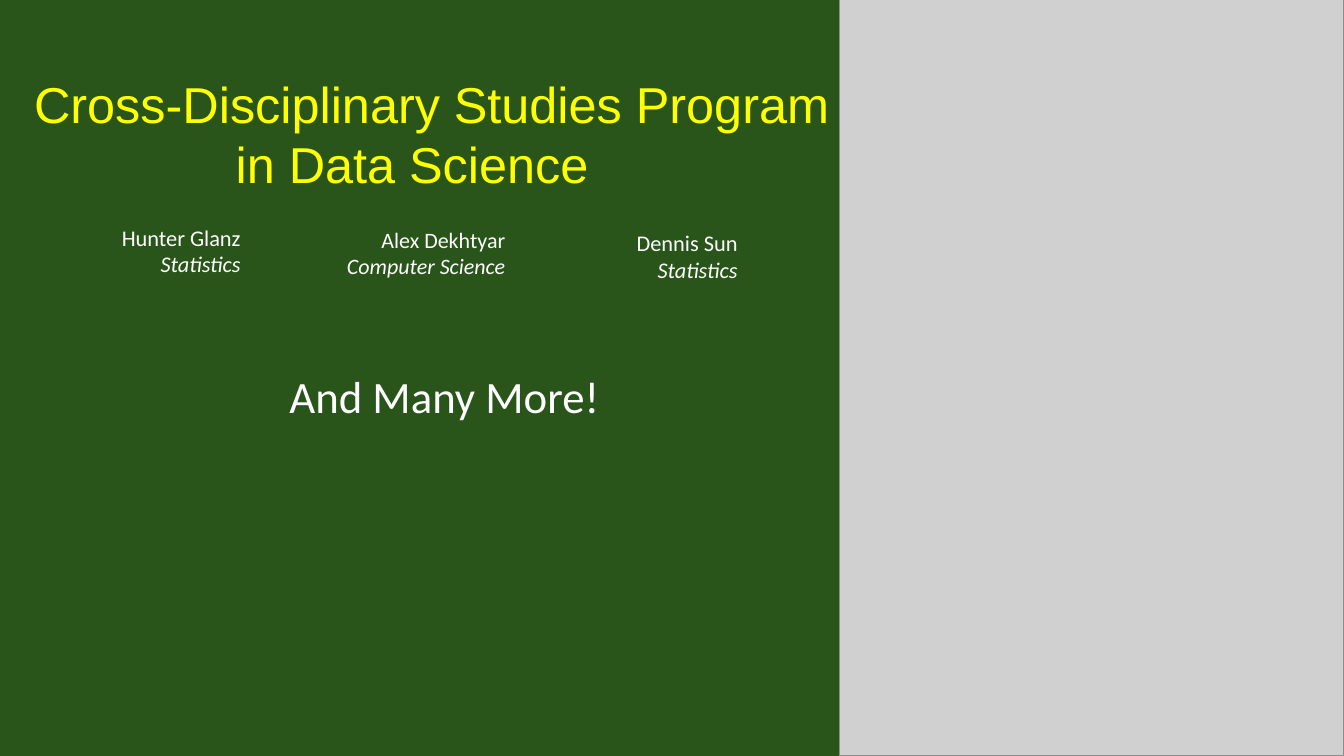
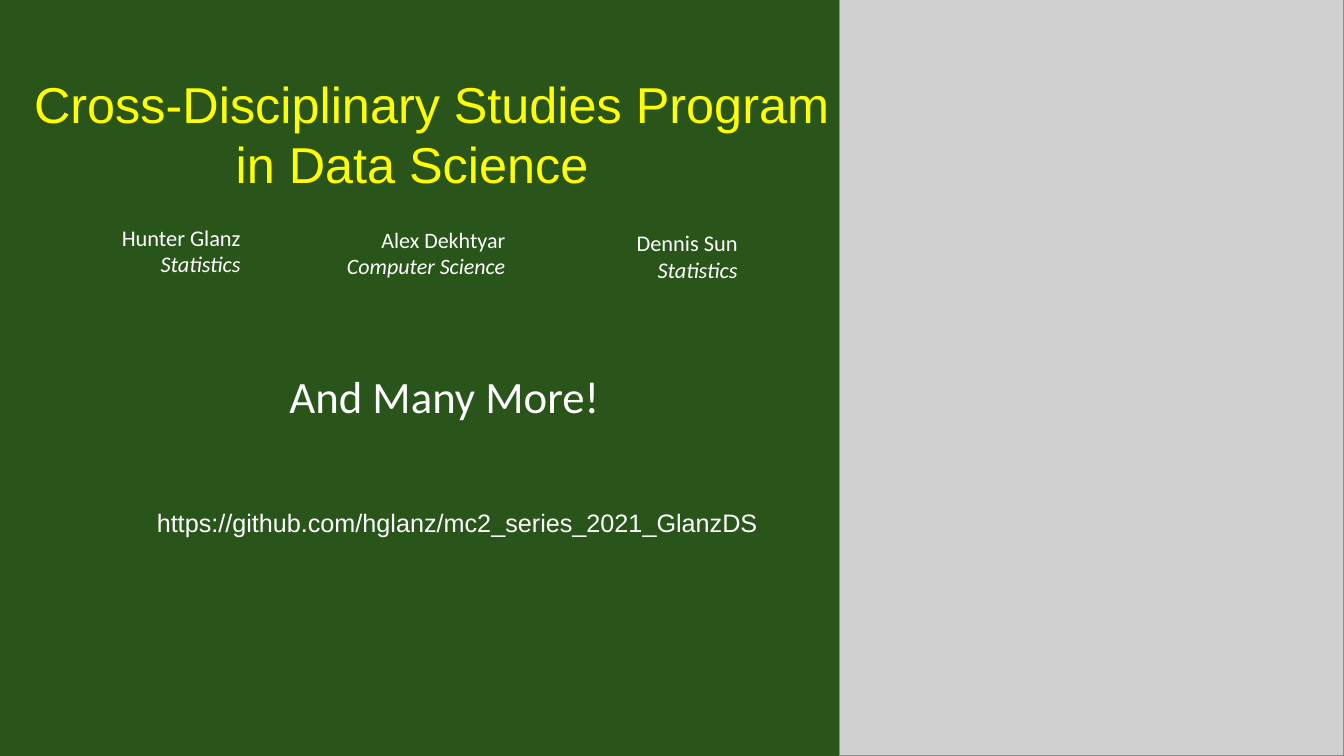
Before and after one commit to hglanz/mc2_series_2021_GlanzDS, a slide deck: slide 1 of MC2_Glanz_DataScienceCDSM_Slides.pptx. Drawn at 1344x756 pixels with LibreOffice and Linux fonts; fonts in the diff are those of the drawing; grey boxes stand for pictures; background and template pictures are left out. Boxes give left, top, right and bottom in pixels: in the first picture for what was removed or moved away, otherwise in the second. Text is boxed around its words. In the diff, an @@ line names an element or a change of style, - is before the commit and + after.

Commit message:
Add github link to slides

```diff
--- a/MC2_Glanz_DataScienceCDSM_Slides.pptx
+++ b/MC2_Glanz_DataScienceCDSM_Slides.pptx
@@ text added at (157,513,758,537), 18 pt, text #FFFFFF @@
+https://github.com/hglanz/mc2_series_2021_GlanzDS
```
